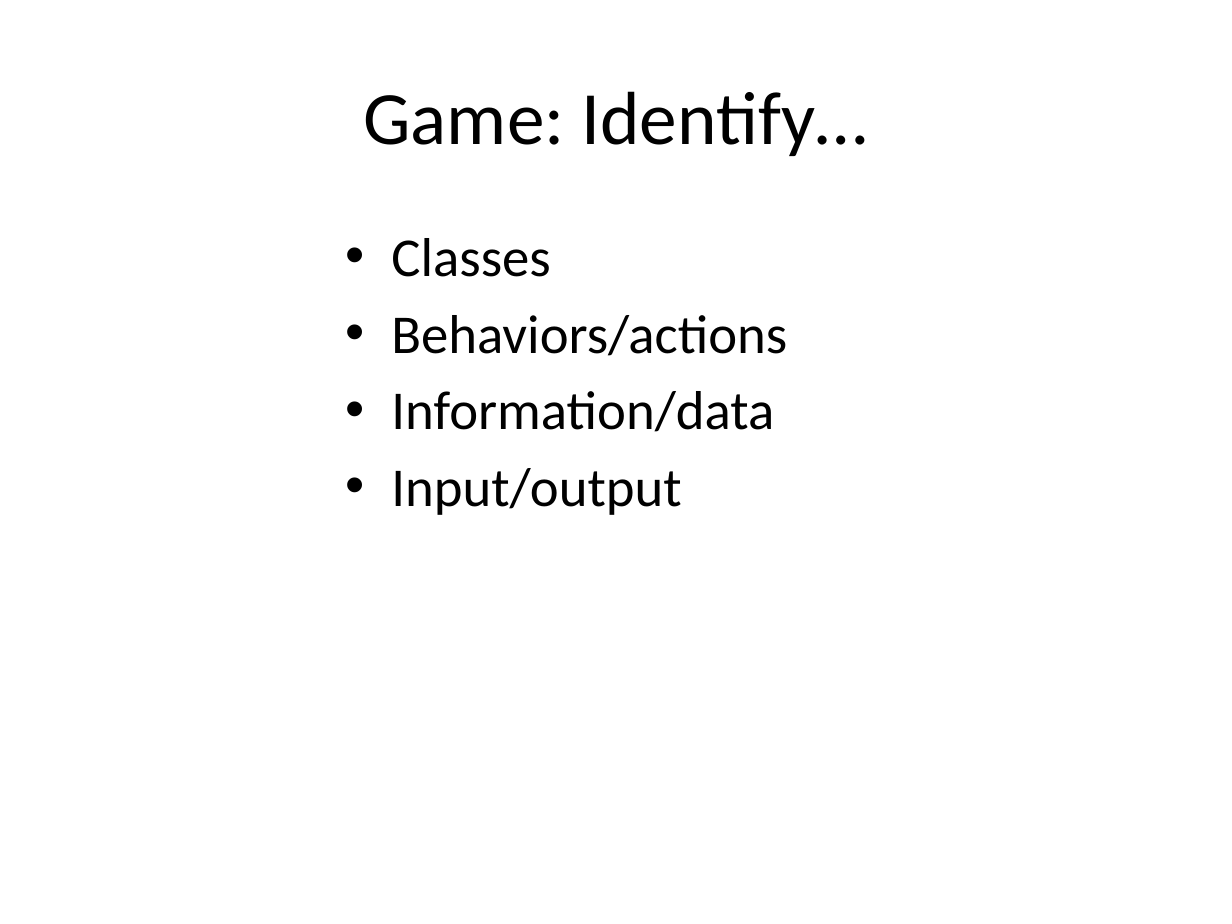
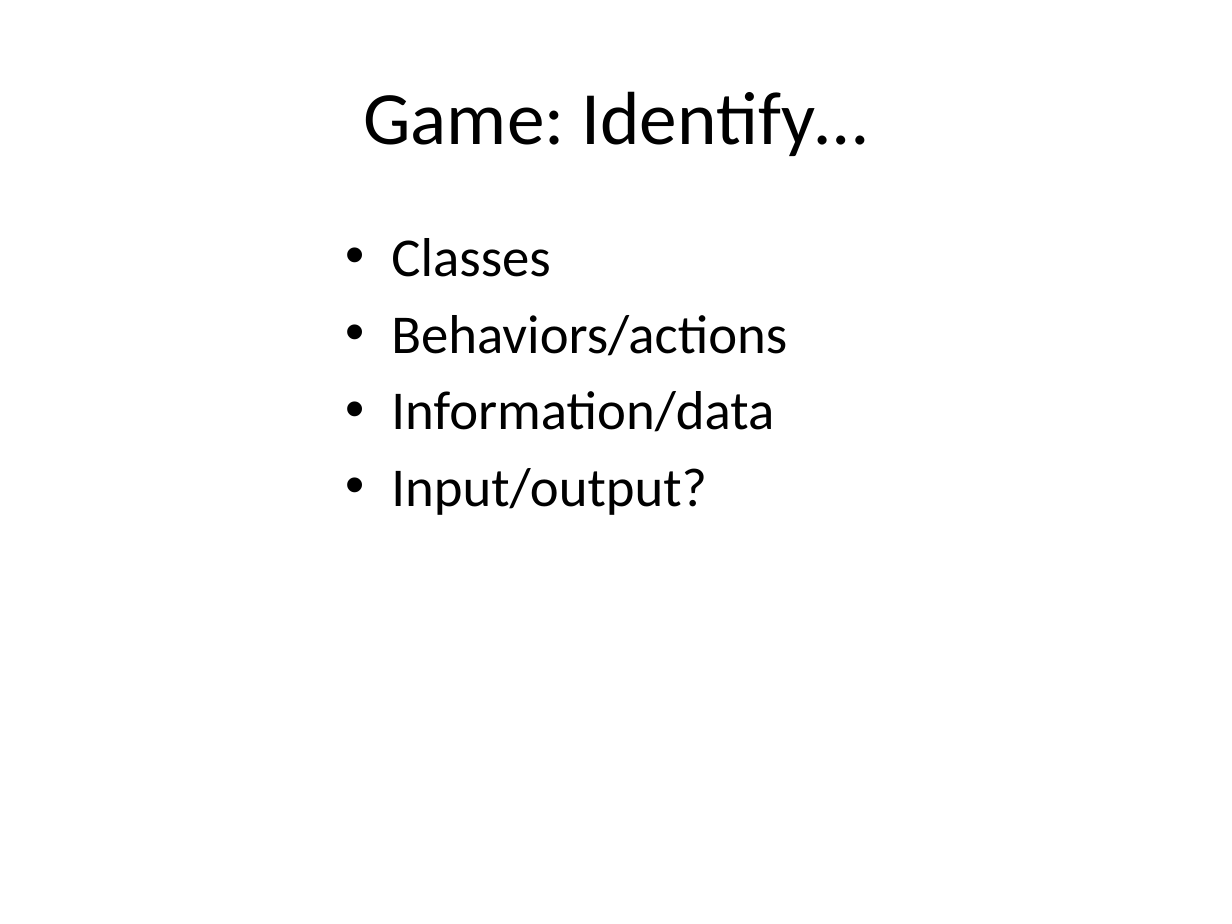
Before and after one commit to emhill/151-S15, a slide deck: slide 13 of src/morea/materials/02-Intro-Java.pptx (slide 12 before the commit). Drawn at 1232x924 pixels with LibreOffice and Linux fonts; fonts in the diff are those of the drawing. Boxes give left, top, right and bottom in pixels: in the first picture for what was removed or moved away, otherwise in the second. Text is boxed around its words. In the diff, an @@ line names an element or a change of style, - is before the commit and + after.

```diff
--- a/src/morea/materials/02-Intro-Java.pptx
+++ b/src/morea/materials/02-Intro-Java.pptx
@@ text at <box>391,468,707,515</box>: text changed @@
-• Input/output
+• Input/output?
```
Also in this commit, not shown: 3 other files.
